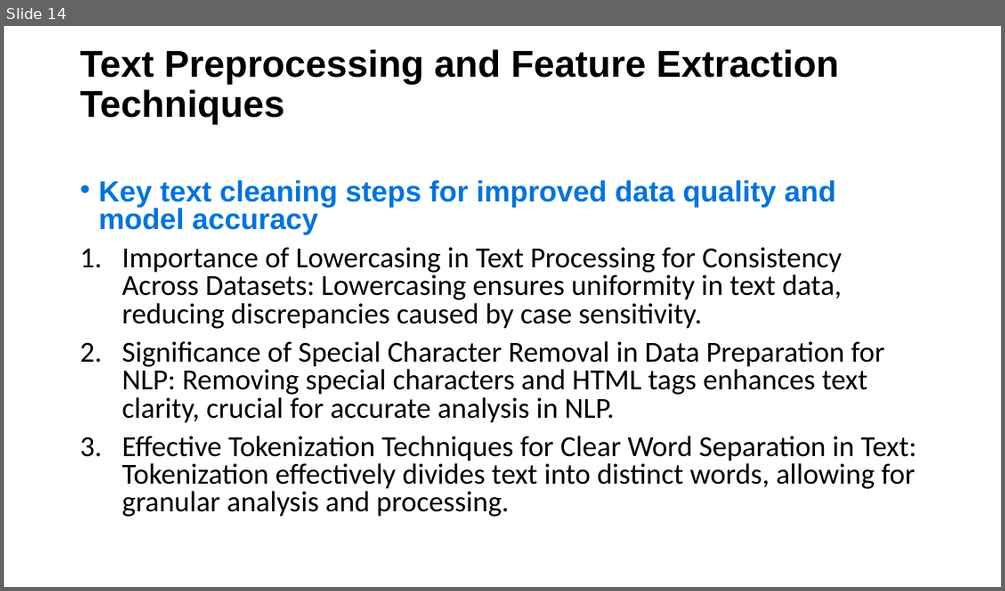
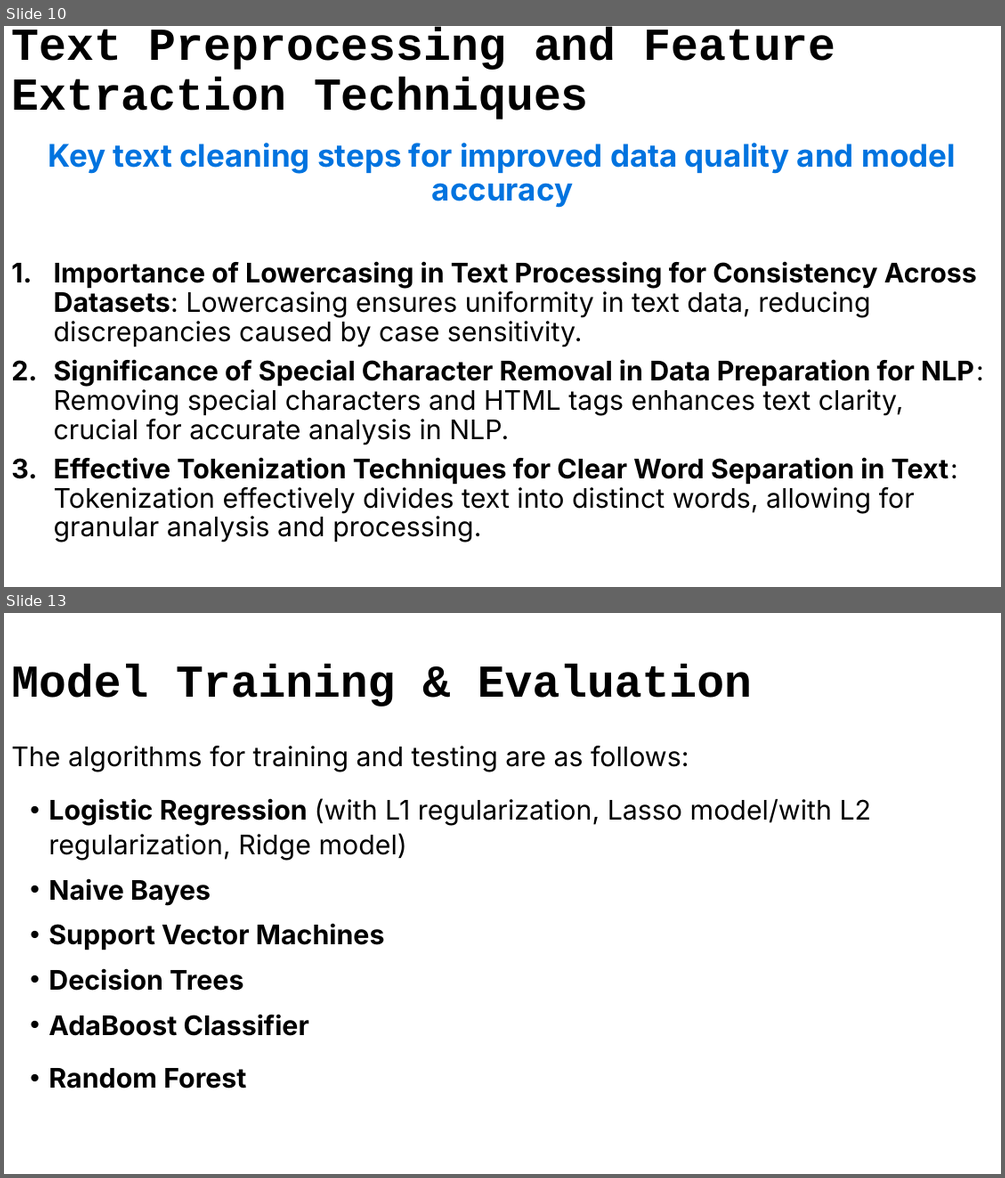
Before and after one commit to nteitsnik/ML_P2, a slide deck: Fake News Detection with Machine Learning.pptx. Shown one above the other, each under a label of ours: slide 14 before the commit, slides 10 and 13 after it; the slides between them are not shown. The pictures are 1005x591 and 1005x1178 pixels, drawn with LibreOffice and Linux fonts; fonts in the diff are those of the drawing. Boxes give left, top, right and bottom in pixels: in the first picture for what was removed or moved away, otherwise in the second. Text is boxed around its words. In the diff, an @@ line names an element or a change of style, - is before the commit and + after.

```diff
--- a/Fake News Detection with Machine Learning.pptx
+++ b/Fake News Detection with Machine Learning.pptx
@@ slide 13 added at <box>4,613,1001,1174</box>, background #FFFFFF @@
@@ title added at <box>11,664,752,706</box>, 44 pt, text #000000, bold @@
+Model Training & Evaluation
@@ text added at <box>11,746,872,1088</box>, 26 pt, text #000000 @@
+The algorithms for training and testing are as follows:
+• Logistic Regression (with L1 regularization, Lasso model/with L2 regularization, Ridge model)
+• Naive Bayes
+• Support Vector Machines
+• Decision Trees
+• AdaBoost Classifier
+• Random Forest
@@ what was slide 14 is now slide 10 @@
@@ slide 10 changed as well @@
@@ title "Text Preprocessing and Feature Extraction ...": place and size @@
-title "Text Preprocessing and Feature Extraction ..." at <box>80,49,839,125</box>
+title "Text Preprocessing and Feature Extraction ..." at <box>11,27,836,119</box>
@@ title "Text Preprocessing and Feature Extraction ..." at <box>11,27,836,119</box>: size 36 to 44.1 pt, font Arial to Courier New @@
@@ text "Key text cleaning steps for ...": place and size @@
-text "Key text cleaning steps for ..." at <box>98,180,917,516</box>
+text "Key text cleaning steps for ..." at <box>48,143,984,542</box>
@@ text "Key text cleaning steps for ..." at <box>48,143,984,542</box>: size 28 to 30 pt, font Arial to Inter in "Key text cleaning steps for improved data ..."; size 28 to 26 pt, font Calibri to Inter, bold on in "Importance of Lowercasing in Text Processing for ...", "Significance of Special Character Removal in Data ...", "Effective Tokenization Techniques for Clear Word Separation ..."; alignment left to centre; bullet • to none; line spacing 0.8 to 0.9 @@
```
Also in this commit, not shown: 7 other slides changed, 12 other slides added, 14 slides removed.
